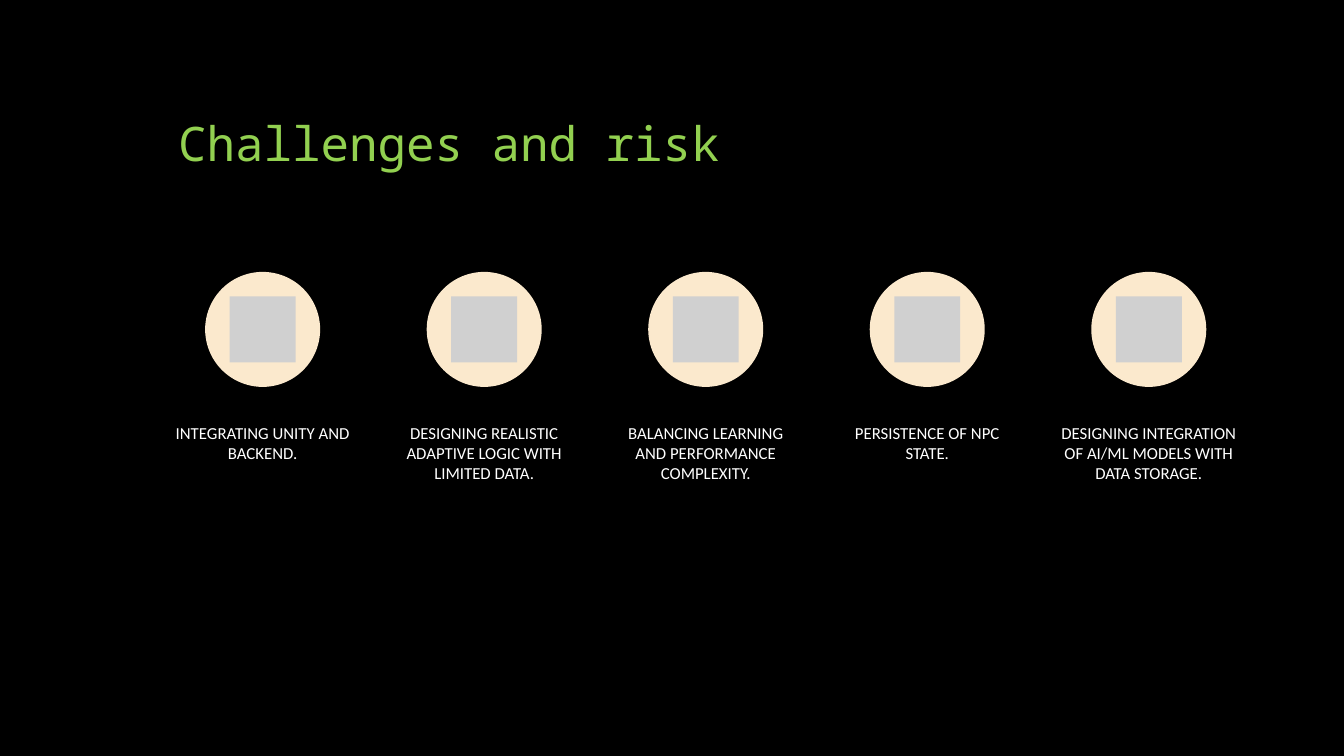
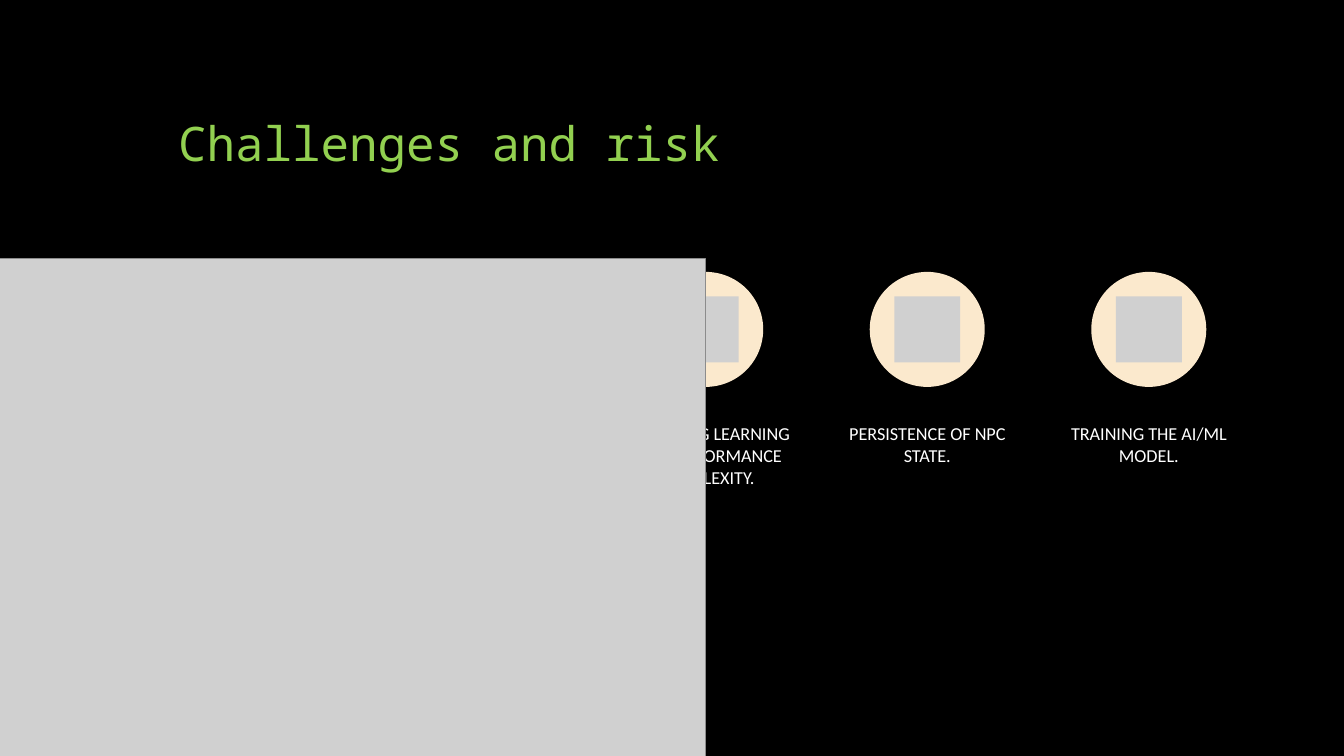
Before and after one commit to YakshSharma2004/Capstone2025, a slide deck: slide 7 of docs_like_prosals/Capstone2025.pptx. Drawn at 1344x756 pixels with LibreOffice and Linux fonts; fonts in the diff are those of the drawing; grey boxes stand for pictures. Boxes give left, top, right and bottom in pixels: in the first picture for what was removed or moved away, otherwise in the second. Text is boxed around its words. In the diff, an @@ line names an element or a change of style, - is before the commit and + after.

```diff
--- a/docs_like_prosals/Capstone2025.pptx
+++ b/docs_like_prosals/Capstone2025.pptx
@@ picture added at box(0, 259, 706, 756) @@
@@ group removed at box(176, 272, 562, 479): 2 ellipses, 2 pictures, 2 texts @@
-INTEGRATING UNITY AND BACKEND.
-DESIGNING REALISTIC ADAPTIVE LOGIC WITH LIMITED DATA.
@@ text "BALANCING LEARNING AND PERFORMANCE COMPLEXITY." at box(622, 426, 790, 489): size 12 to 13 pt @@
@@ text "PERSISTENCE OF NPC STATE." at box(849, 428, 1006, 462): size 12 to 13 pt @@
@@ text at box(1071, 427, 1226, 462): text changed; size 12 to 13 pt @@
-DESIGNING INTEGRATION OF AI/ML MODELS WITH DATA STORAGE.
+TRAINING THE AI/ML MODEL.
```
Also in this commit, not shown: 7 other slides changed, 1 other file.
